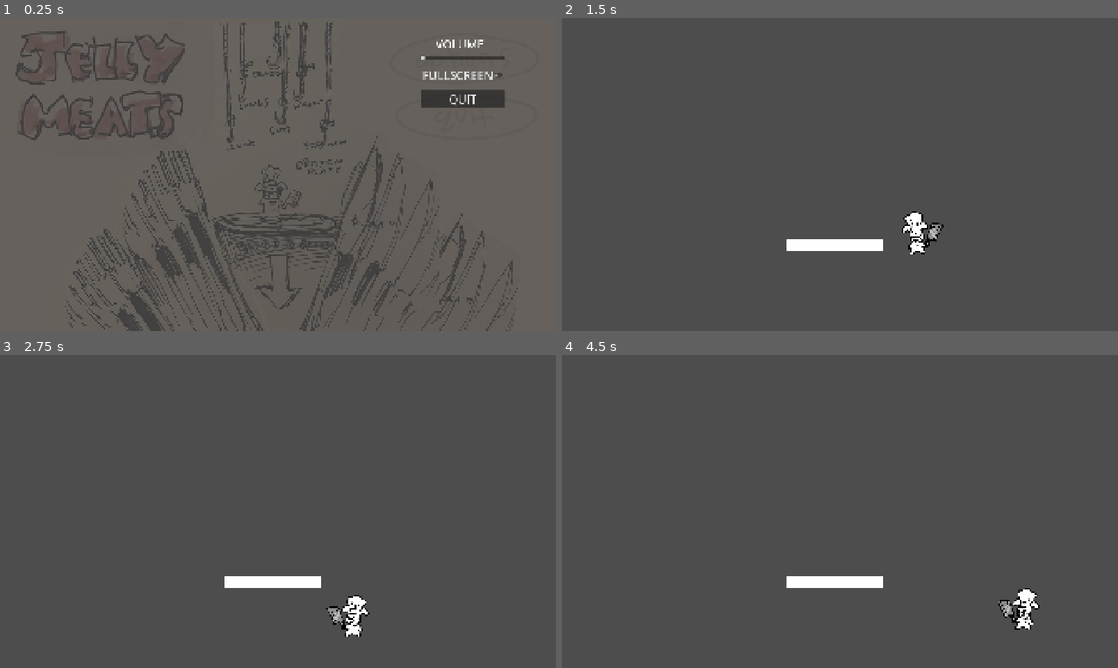
Above: before the commit, frames 1-4 (two rows, left to right).
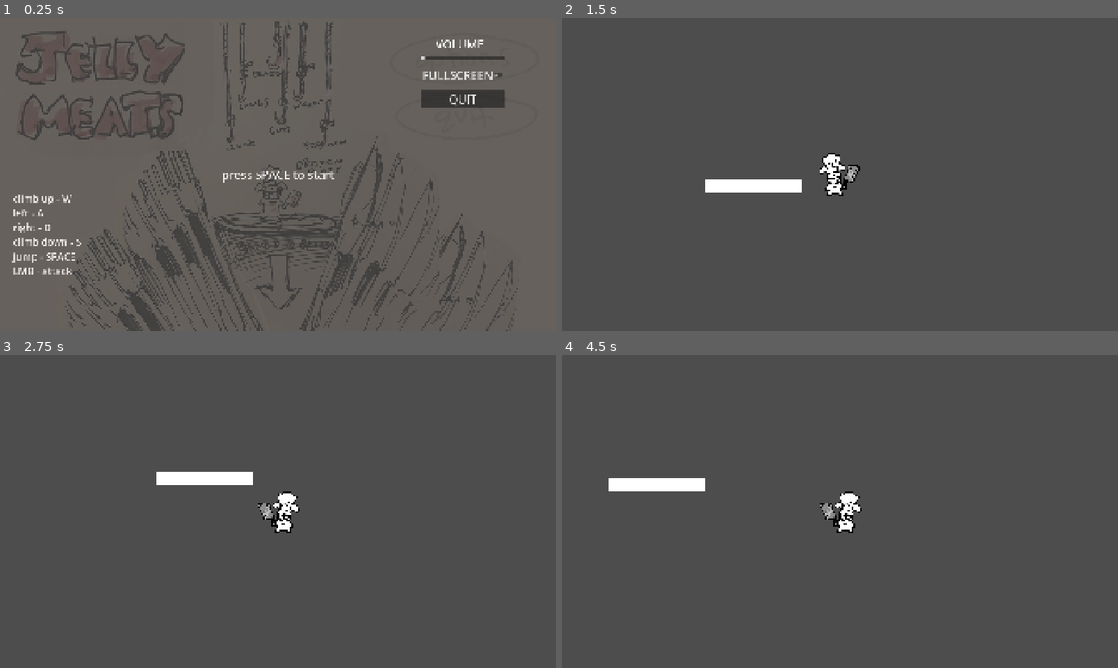
Above: after the commit, the same moments.

Repository: et30002/jelly-meats
Game: Godot game, scene res://scenes/main.tscn
Same seed, same stepped clock (60 frames per second), same inputs: the game is played once before the commit and once after it.
Inputs:
- Up to frame 1 (0.25 s): no input
- Up to frame 2 (1.5 s): tap Space (jump) at 0.5, 0.6, 0.77, 1.07, 1.35 s; hold D (right) from 0.53 s (still down)
- Up to frame 3 (2.75 s): tap Space (jump) at 1.52, 1.82, 2.1 s; release D (right) at 2.03 s; hold A (left) from 2.03 s (still down)
- Up to frame 4 (4.5 s): release A (left) at 2.78 s; hold D (right) 2.78-4.28 s; tap Space (jump) at 2.85, 3.02, 3.32, 3.6, 3.77, 4.07, 4.35 s; hold A (left) from 4.28 s (still down)

The runs differ from the first frame. In frame 1, 0.9% of the frame differs, in the area x 2-61%, y 48-82%; in frame 2, 2.5%, in the area x 25-69%, y 43-76%; in frame 3, 2.5%; in frame 4, 2.5%.

Commit message:
Added Key Instructions

Diff:
--- a/scenes/level_1.tscn
+++ b/scenes/level_1.tscn
@@ -14,21 +14,22 @@
 
 [node name="Player" parent="." unique_id=1296514369 instance=ExtResource("1_014kd")]
 
-[node name="Camera2D" type="Camera2D" parent="." unique_id=1694551134]
+[node name="Camera2D" type="Camera2D" parent="Player" unique_id=1694551134]
+scale = Vector2(4, 4)
 
-[node name="StaticBody2D" type="StaticBody2D" parent="." unique_id=443361311]
+[node name="World_Boundary" type="StaticBody2D" parent="." unique_id=443361311]
 
-[node name="CollisionShape2D" type="CollisionShape2D" parent="StaticBody2D" unique_id=667581633]
+[node name="CollisionShape2D" type="CollisionShape2D" parent="World_Boundary" unique_id=667581633]
 shape = SubResource("WorldBoundaryShape2D_014kd")
 
-[node name="StaticBody2D2" type="StaticBody2D" parent="." unique_id=490762626]
+[node name="Test_Platform" type="StaticBody2D" parent="." unique_id=490762626]
 
-[node name="CollisionShape2D" type="CollisionShape2D" parent="StaticBody2D2" unique_id=472804598]
+[node name="CollisionShape2D" type="CollisionShape2D" parent="Test_Platform" unique_id=472804598]
 position = Vector2(-13.000004, 243.99998)
 scale = Vector2(5, 5)
 shape = SubResource("RectangleShape2D_014kd")
 
-[node name="ColorRect" type="ColorRect" parent="StaticBody2D2" unique_id=1898671310]
+[node name="ColorRect" type="ColorRect" parent="Test_Platform" unique_id=1898671310]
 offset_left = -182.0
 offset_top = 222.0
 offset_right = 152.0
--- a/scenes/main.tscn
+++ b/scenes/main.tscn
@@ -12,7 +12,41 @@
 grow_vertical = 2
 script = ExtResource("1_0wfyh")
 
-[node name="Temp" type="Sprite2D" parent="." unique_id=2099203747]
+[node name="Start_Instructions" type="Label" parent="." unique_id=476762426]
+layout_mode = 1
+anchors_preset = 8
+anchor_left = 0.5
+anchor_top = 0.5
+anchor_right = 0.5
+anchor_bottom = 0.5
+offset_left = -78.0
+offset_top = -11.5
+offset_right = 78.0
+offset_bottom = 11.5
+grow_horizontal = 2
+grow_vertical = 2
+theme_override_font_sizes/font_size = 40
+text = "press SPACE to start"
+
+[node name="Key_Bindings" type="Label" parent="." unique_id=1823552414]
+layout_mode = 1
+anchors_preset = 2
+anchor_top = 1.0
+anchor_bottom = 1.0
+offset_left = 45.0
+offset_top = -481.0
+offset_right = 282.0
+offset_bottom = -184.0
+grow_vertical = 0
+theme_override_font_sizes/font_size = 34
+text = "climb up - W
+left - A
+right - D
+climb down - S
+jump - SPACE
+LMB - attack"
+
+[node name="Temp_Background" type="Sprite2D" parent="." unique_id=2099203747]
 modulate = Color(1, 1, 1, 0.23529412)
 position = Vector2(960, 540)
 texture = ExtResource("1_o5qli")
@@ -32,7 +66,7 @@
 [node name="Volume" type="HSlider" parent="Buttons" unique_id=329342154]
 layout_mode = 2
 
-[node name="Label" type="Label" parent="Buttons/Volume" unique_id=402695886]
+[node name="Volume_Label" type="Label" parent="Buttons/Volume" unique_id=402695886]
 layout_mode = 0
 offset_top = -67.0
 offset_right = 268.0
